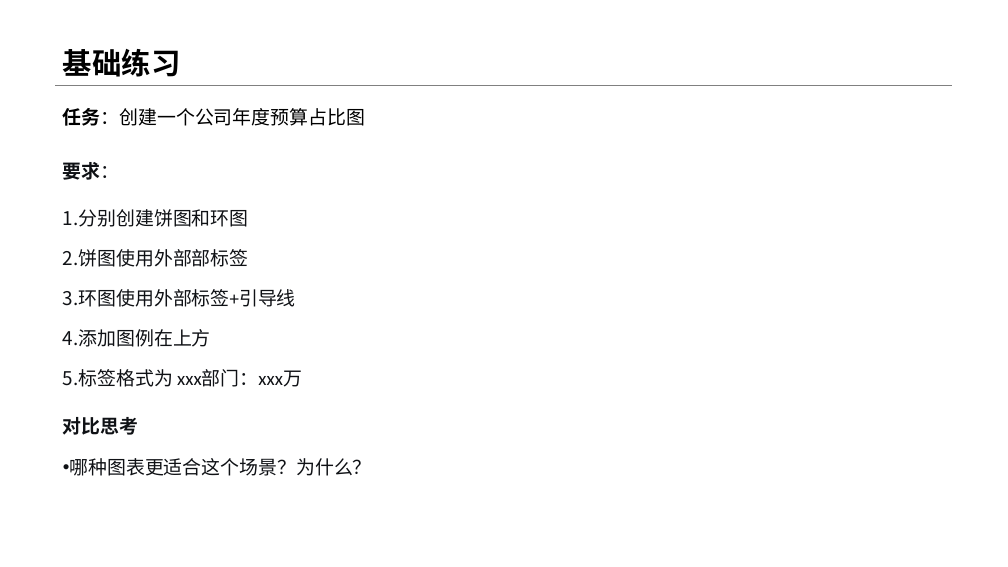
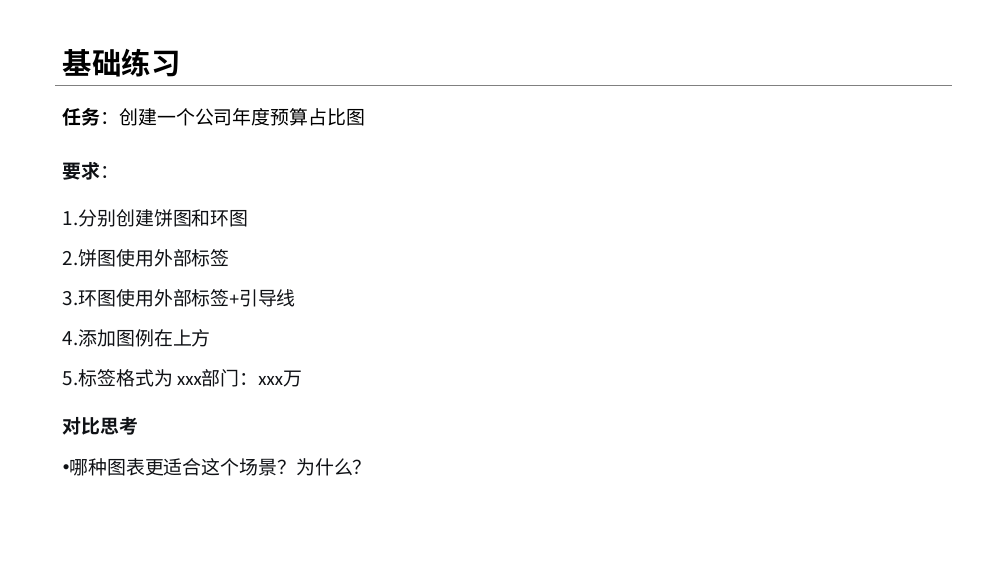
Before and after one commit to menglin1997/vchartCourse, a slide deck: slide 12 of code/Chapter 3 - Vchart Type/21-Pie/21-Pie.pptx. Drawn at 1008x567 pixels with LibreOffice and Linux fonts; fonts in the diff are those of the drawing. Boxes give left, top, right and bottom in pixels: in the first picture for what was removed or moved away, otherwise in the second. Text is boxed around its words. In the diff, an @@ line names an element or a change of style, - is before the commit and + after.

```diff
--- a/code/Chapter 3 - Vchart Type/21-Pie/21-Pie.pptx
+++ b/code/Chapter 3 - Vchart Type/21-Pie/21-Pie.pptx
@@ text at [63, 249, 230, 267]: text changed @@
-2. 饼图使用外部部标签
+2. 饼图使用外部标签
```
Also in this commit, not shown: 5 other files.
